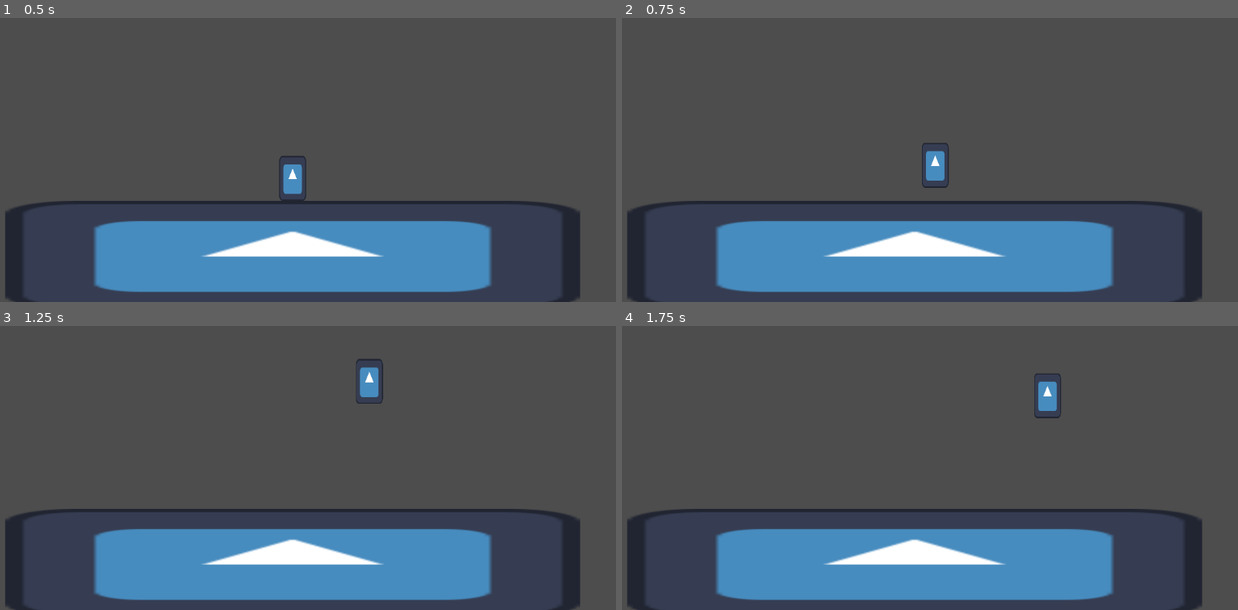
Above: before the commit, frames 1-4 (two rows, left to right).
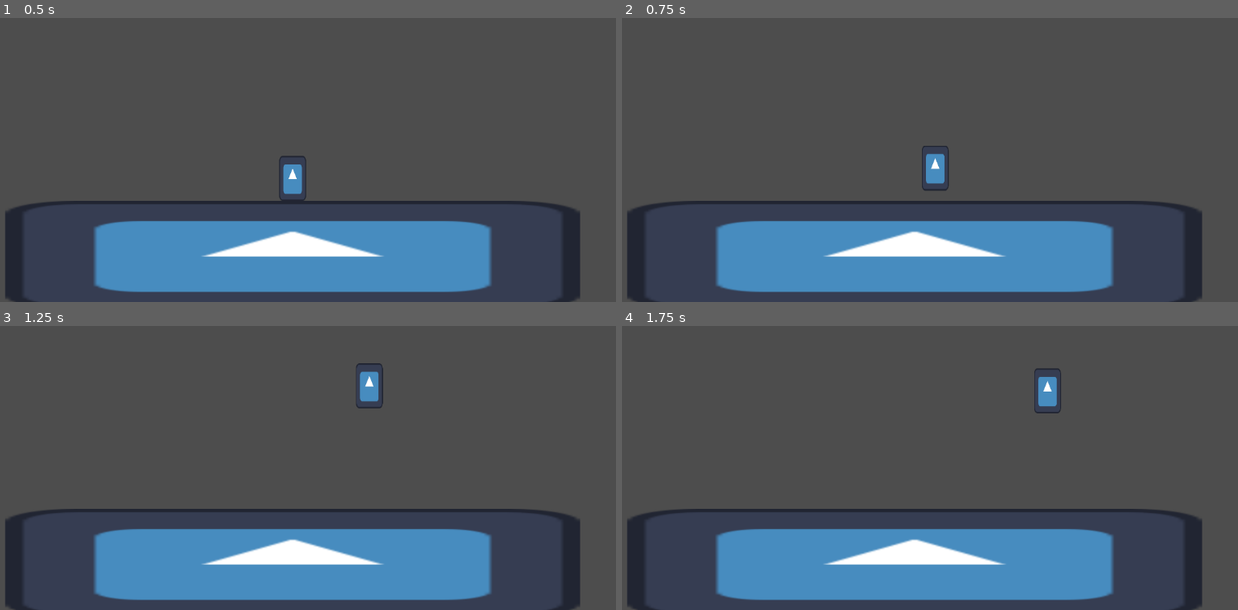
Above: after the commit, the same moments.

Repository: Shuflduf/Goose-Fight-Real
Game: Godot game, scene res://world.tscn
Same seed, same stepped clock (60 frames per second), same inputs: the game is played once before the commit and once after it. The engine's default icon, where the game draws it, is replaced by a stand-in: a white triangle on a blue panel in a dark square.
Inputs:
- Up to frame 1 (0.5 s): no input
- Up to frame 2 (0.75 s): tap Enter at 0.5 s; hold Right (ui_right) from 0.53 s (still down); tap Z (jump) at 0.6 s
- Up to frame 3 (1.25 s): keep holding Right (ui_right); tap Z (jump) at 0.77, 1.07 s
- Up to frame 4 (1.75 s): keep holding Right (ui_right); tap Z (jump) at 1.35, 1.52 s

Frame 1 is identical in both runs. In frame 2, 0.2% of the frame differs, in the area x 48-54%, y 44-61%; in frame 3, 0.2%; in frame 4, 0.3%, in the area x 66-72%, y 14-33%.

Commit message:
make vertical movement a component

Diff:
--- /dev/null
+++ b/Player/vertical_movement.gd
@@ -0,0 +1,48 @@
+extends Node
+
+const MAX_FALL: float = 1450.0
+const JUMP_FORCE: float = -750.0
+const HOP_FORCE: float = -400.0
+const HOP_WINDOW: float = 0.12
+const MAX_COYOTE_TIME: float = 0.1
+const GRAVITY_MULT: float = 2.0
+
+var jumping: bool = false
+var jump_timer: float = 0.0
+var has_double_jump: bool = false
+var coyote_timer: float = 0.0
+
+@onready var player: CharacterBody2D = get_parent()
+
+func _physics_process(delta: float) -> void:
+    var p: CharacterBody2D = player
+    p.velocity.y += p.get_gravity().y * delta * GRAVITY_MULT
+    p.velocity.y = min(p.velocity.y, MAX_FALL)
+
+    if p.is_on_floor():
+        coyote_timer = 0.0
+        has_double_jump = true
+    else:
+        coyote_timer += delta
+
+    if Input.is_action_just_pressed(&"jump"):
+        if p.is_on_floor() or coyote_timer < MAX_COYOTE_TIME:
+            jump_timer = 0.0
+            jumping = true
+        elif has_double_jump:
+            apply_jump_vel(JUMP_FORCE)
+            has_double_jump = false
+
+    elif jumping:
+        if Input.is_action_just_released(&"jump"):
+            apply_jump_vel(HOP_FORCE)
+            jumping = false
+        else:
+            jump_timer += delta
+            if jump_timer > HOP_WINDOW:
+                apply_jump_vel(JUMP_FORCE)
+
+
+func apply_jump_vel(strength: float) -> void:
+    player.velocity.y = strength
+    jumping = false
--- a/player.gd
+++ b/player.gd
@@ -1,52 +1,8 @@
 extends CharacterBody2D
 
-const MAX_FALL: float = 1450.0
-const JUMP_FORCE: float = -750.0
-const HOP_FORCE: float = -400.0
-const HOP_WINDOW: float = 0.15
-const MAX_COYOTE_TIME: float = 0.1
-const GRAVITY_MULT: float = 2.0
-
-var jumping: bool = false
-var jump_timer: float = 0.0
-var has_double_jump: bool = false
-var coyote_timer: float = 0.0
 
 func _physics_process(delta: float) -> void:
     var input_dir: float = Input.get_axis("ui_left", "ui_right")
     velocity.x = lerp(velocity.x, input_dir * 200.0, delta * 30.0)
 
-    handle_vertical(delta)
     move_and_slide()
-
-func handle_vertical(delta: float) -> void:
-    velocity.y += get_gravity().y * delta * GRAVITY_MULT
-    velocity.y = min(velocity.y, MAX_FALL)
-
-    if is_on_floor():
-        coyote_timer = 0.0
-        has_double_jump = true
-    else:
-        coyote_timer += delta
-
-    if Input.is_action_just_pressed(&"jump"):
-        if is_on_floor() or coyote_timer < MAX_COYOTE_TIME:
-            jump_timer = 0.0
-            jumping = true
-        elif has_double_jump:
-            apply_jump_vel(JUMP_FORCE)
-            has_double_jump = false
-
-    elif jumping:
-        if Input.is_action_just_released(&"jump"):
-            velocity.y = HOP_FORCE
-            jumping = false
-        else:
-            jump_timer += delta
-            if jump_timer > HOP_WINDOW:
-                apply_jump_vel(JUMP_FORCE)
-
-
-func apply_jump_vel(strength: float) -> void:
-    velocity.y = strength
-    jumping = false
--- a/player.tscn
+++ b/player.tscn
@@ -1,7 +1,8 @@
-[gd_scene load_steps=4 format=3 uid="uid://difolhje4qshv"]
+[gd_scene load_steps=5 format=3 uid="uid://difolhje4qshv"]
 
 [ext_resource type="Script" uid="uid://7s2avvmicf4j" path="res://player.gd" id="1_onrkg"]
 [ext_resource type="Texture2D" uid="uid://3xqqed77bhqb" path="res://icon.svg" id="2_i3pqv"]
+[ext_resource type="Script" uid="uid://b1hxng224wd66" path="res://Player/vertical_movement.gd" id="3_i3pqv"]
 
 [sub_resource type="RectangleShape2D" id="RectangleShape2D_fj7yv"]
 size = Vector2(48, 80)
@@ -15,3 +16,6 @@
 [node name="Sprite2D" type="Sprite2D" parent="."]
 scale = Vector2(0.375, 0.625)
 texture = ExtResource("2_i3pqv")
+
+[node name="VerticalMovement" type="Node" parent="."]
+script = ExtResource("3_i3pqv")
--- a/project.godot
+++ b/project.godot
@@ -27,6 +27,10 @@
 
 window/stretch/mode="viewport"
 
+[editor_plugins]
+
+enabled=PackedStringArray("res://addons/godot_super-wakatime/plugin.cfg")
+
 [input]
 
 jump={
Not shown, added: Player/vertical_movement.gd.uid
